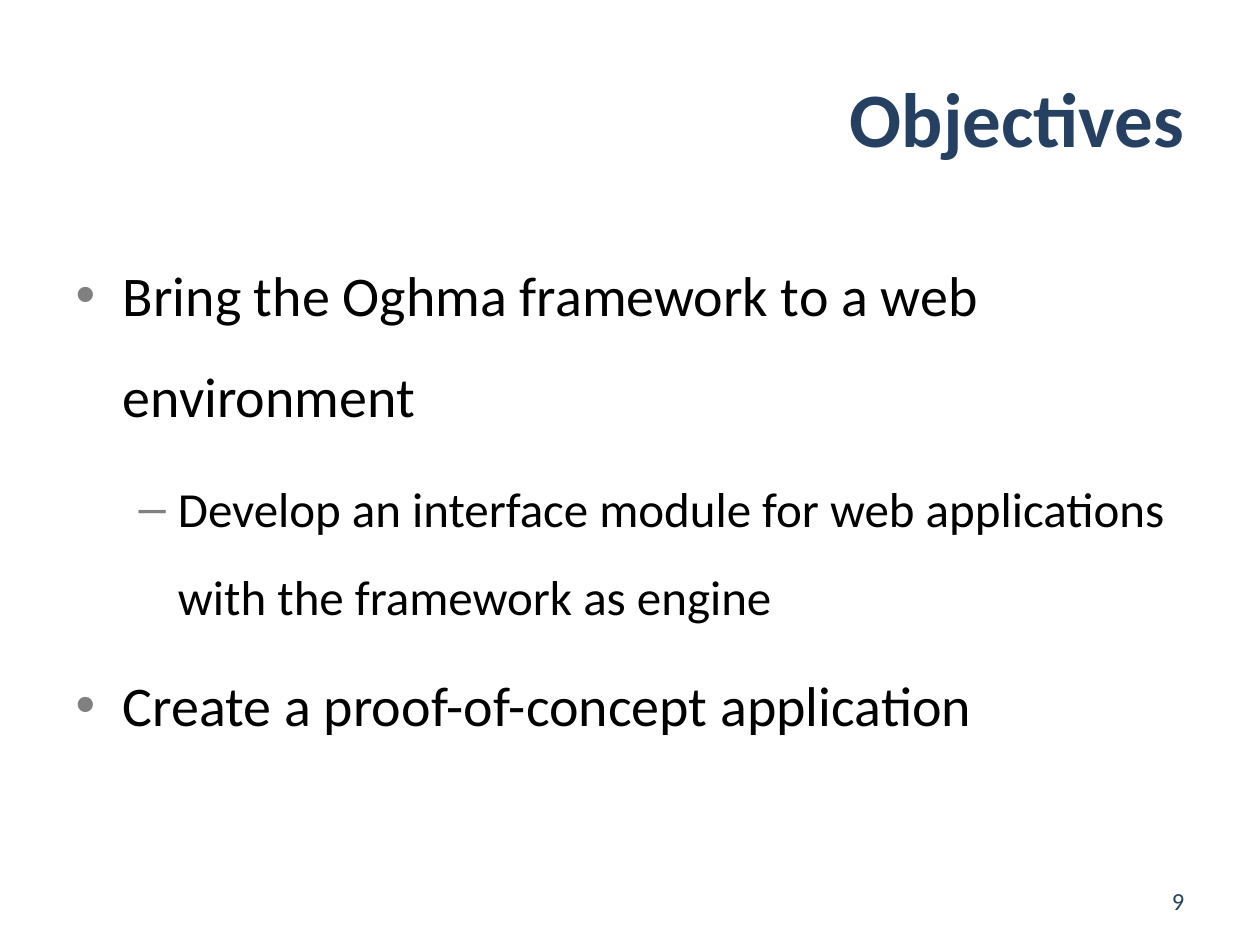
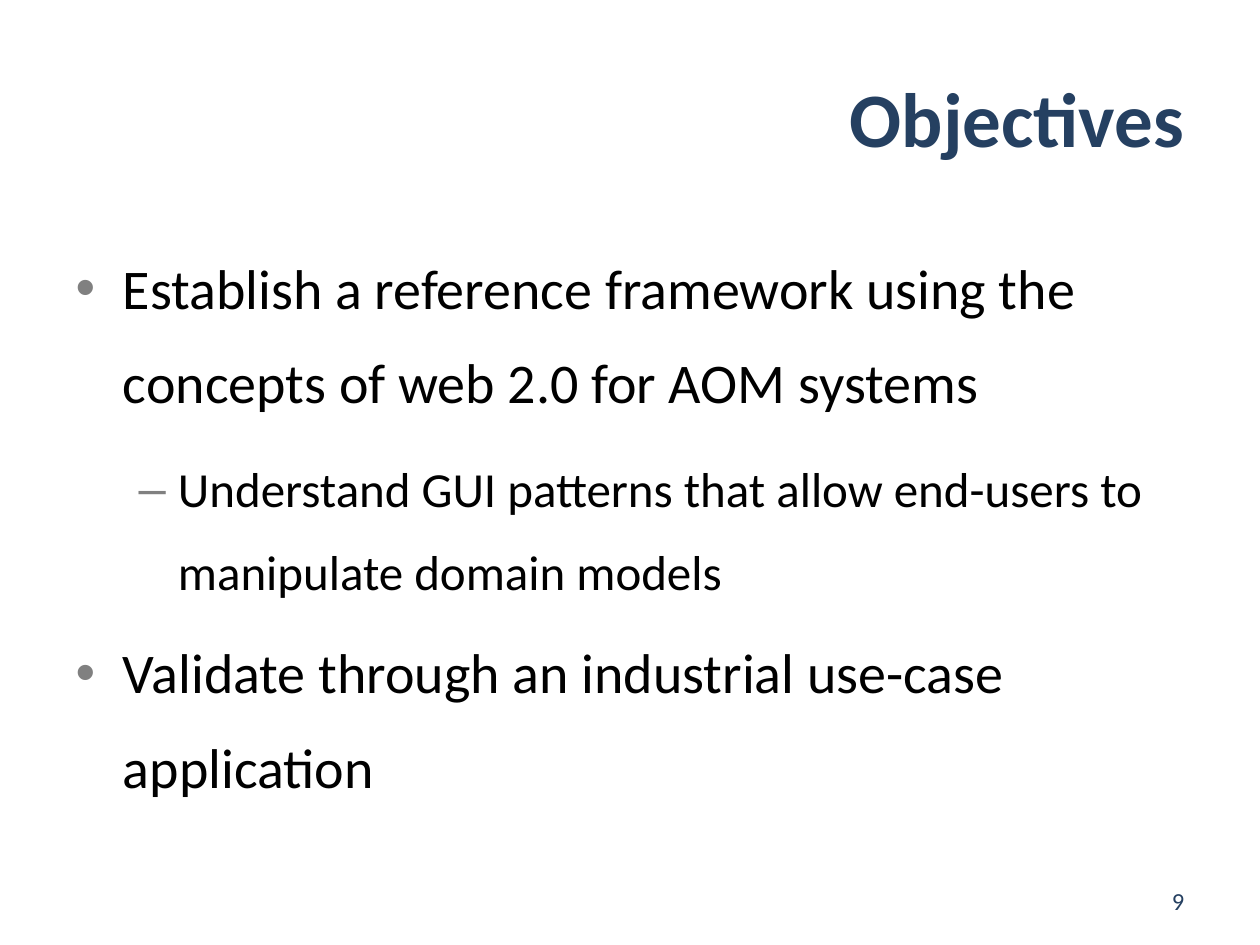
Before and after one commit to jgradim/thesis, a slide deck: slide 9 of presentations/pdis2.pptx. Drawn at 1260x945 pixels with LibreOffice and Linux fonts; fonts in the diff are those of the drawing. Boxes give left, top, right and bottom in pixels: in the first picture for what was removed or moved away, otherwise in the second. Text is boxed around its words. In the diff, an @@ line names an element or a change of style, - is before the commit and + after.

```diff
--- a/presentations/pdis2.pptx
+++ b/presentations/pdis2.pptx
@@ text at box(123, 270, 1142, 797): text changed @@
-• Bring the Oghma framework to a web environment
-  – Develop an interface module for web applications with the framework as engine
-• Create a proof-of-concept application
+• Establish a reference framework using the concepts of web 2.0 for AOM systems
+  – Understand GUI patterns that allow end-users to manipulate domain models
+• Validate through an industrial use-case application
```
Also in this commit, not shown: 5 other slides changed, 1 other file.
